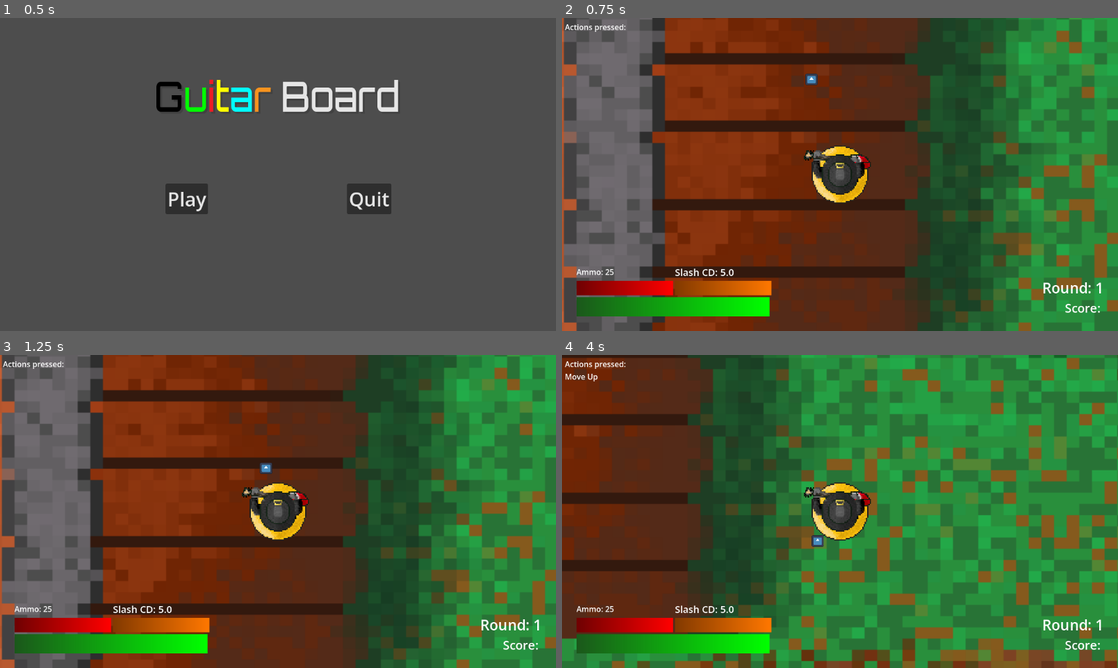
Above: before the commit, frames 1-4 (two rows, left to right).
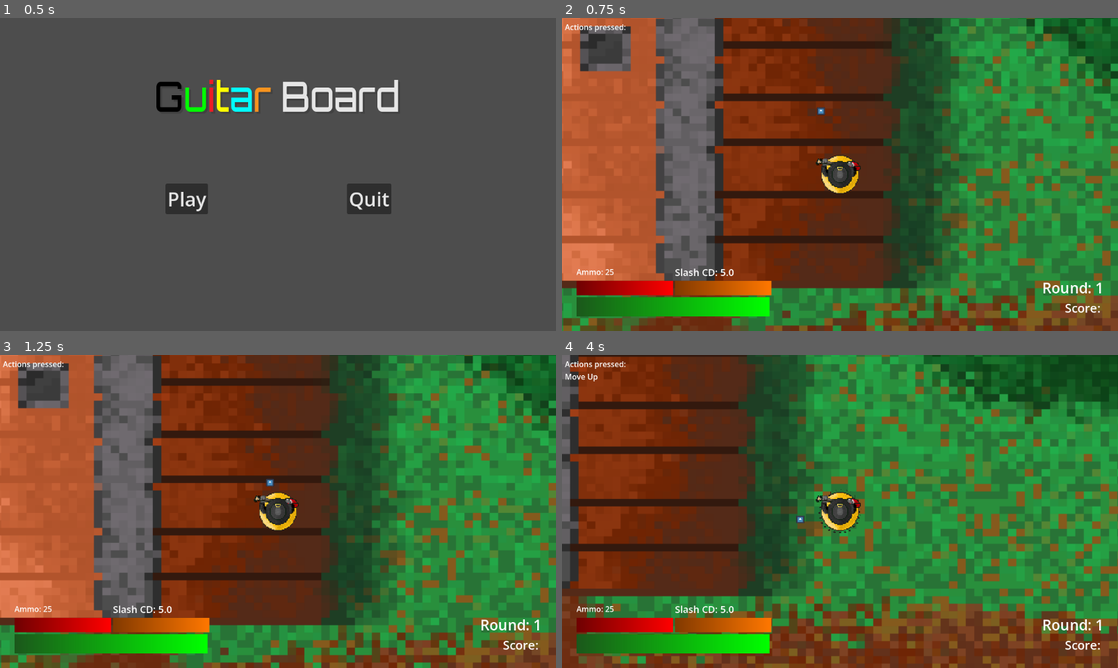
Above: after the commit, the same moments.

Repository: Rhyslan/GuitarBoard_Game
Game: Godot game, scene res://scenes/title/title_screen.tscn
Two runs of this game, one before a commit and one after it. Both use one fixed random seed, a clock stepped at 60 frames per second and the inputs below. The engine's default icon, where the game draws it, is replaced by a stand-in: a white triangle on a blue panel in a dark square.
Inputs:
- Up to frame 1 (0.5 s): no input
- Up to frame 2 (0.75 s): click "Play" at 0.5 s
- Up to frame 3 (1.25 s): no input
- Up to frame 4 (4 s): hold D (Right) 1.28-2.03 s; hold Left (Attack) 1.28-2.03 s; tap Space (Jump) at 1.52, 1.82, 2.27, 2.57, 3.77, 3.8 s; tap 2 (Beam) at 1.55, 2.1 s; hold S (Down) 2.03-2.78 s; tap 5 (Shield) at 2.3 s; hold D (Right) 2.78-3.53 s; hold 5 (Shield) 2.78-3.53 s; tap 3 (Slash) at 3.05, 3.6 s; hold W (Up) from 3.53 s (still down)

Frame 1 is identical in both runs. In frame 2, 67% of the frame differs, in the area x 0-100%, y 0-100%; in frame 3, 67%; in frame 4, 66%.

Commit message:
Add shield, knockback, and update UI

Diff:
--- a/guitar-board/entities/enemies/enemies.gd
+++ b/guitar-board/entities/enemies/enemies.gd
@@ -4,6 +4,8 @@
 
 @export var health := 2.0
 @export var dmg_per_sec := 1.0
+
+var knockback_vel := Vector2.ZERO
 
 @onready var player := get_node("/root/Test/Player")
 
@@ -12,6 +14,8 @@
 func _physics_process(_delta: float):
 	var direction = global_position.direction_to(player.global_position)
 	velocity = direction * 300.0
+	velocity += knockback_vel
+
 	move_and_slide()
 
 	#enemy collision
@@ -28,3 +32,10 @@
 	if health <= 0.0:
 		queue_free()
 	# death animation down here (add as child) and play on global pos
+
+
+func apply_knockback(force: Vector2):
+	knockback_vel = force
+
+func remove_knockback():
+	knockback_vel = Vector2.ZERO
--- a/guitar-board/entities/enemies/mob.tscn
+++ b/guitar-board/entities/enemies/mob.tscn
@@ -13,6 +13,7 @@
 collision_mask = 3
 platform_floor_layers = 4294901760
 script = ExtResource("1_d8mg4")
+dmg_per_sec = 5.0
 
 [node name="Sprite2D" type="Sprite2D" parent="." unique_id=419129148]
 position = Vector2(-3.5527137e-15, -16)
--- /dev/null
+++ b/guitar-board/entities/player/knockback_wave.gd
@@ -0,0 +1,42 @@
+class_name KnockbackWave extends Area2D
+
+@export var max_radius := 5.0
+@export var growth_speed := 5.0
+@export var knockback_force := 500.0
+
+var is_active := false
+var tween: Tween = null
+var tween2: Tween = null
+
+@onready var collision_shape: CircleShape2D = $CollisionShape2D.shape
+@onready var radius := collision_shape.radius
+
+
+func _physics_process(delta: float) -> void:
+	if is_active:
+		scale += Vector2.ONE * growth_speed * delta
+
+		if scale.x >= max_radius:
+			stop()
+
+
+func _on_body_entered(body: Node2D) -> void:
+	if body.is_in_group("mobs"):
+		var dir = (body.global_position - global_position).normalized()
+		(body as Mob).apply_knockback(dir * knockback_force)
+
+
+func _on_body_exited(body: Node2D) -> void:
+	if body.is_in_group("mobs"):
+		(body as Mob).remove_knockback()
+
+
+func start():
+	is_active = true
+	visible = true
+
+
+func stop():
+	is_active = false
+	visible = false
+	scale = Vector2.ONE
--- /dev/null
+++ b/guitar-board/entities/player/knockback_wave.tscn
@@ -0,0 +1,141 @@
+[gd_scene format=3 uid="uid://ci1jpk0n77ihd"]
+
+[ext_resource type="Script" uid="uid://r33x6nqfnu12" path="res://entities/player/knockback_wave.gd" id="1_v58nn"]
+[ext_resource type="Texture2D" uid="uid://dbeofo3boewnp" path="res://assets/player/actions/note1.png" id="2_v58nn"]
+
+[sub_resource type="CircleShape2D" id="CircleShape2D_5h8ft"]
+radius = 40.0
+
+[node name="KnockbackWave" type="Area2D" unique_id=1618058073]
+collision_layer = 2
+collision_mask = 2
+script = ExtResource("1_v58nn")
+max_radius = 8.0
+
+[node name="CollisionShape2D" type="CollisionShape2D" parent="." unique_id=1270962115]
+shape = SubResource("CircleShape2D_5h8ft")
+
+[node name="Sprites" type="Node2D" parent="." unique_id=1352703720]
+
+[node name="Sprite2D" type="Sprite2D" parent="Sprites" unique_id=854393358]
+position = Vector2(0, -40)
+scale = Vector2(0.01, 0.01)
+texture = ExtResource("2_v58nn")
+
+[node name="Sprite2D2" type="Sprite2D" parent="Sprites" unique_id=94265660]
+position = Vector2(39, -2)
+scale = Vector2(0.01, 0.01)
+texture = ExtResource("2_v58nn")
+
+[node name="Sprite2D3" type="Sprite2D" parent="Sprites" unique_id=834925648]
+position = Vector2(1, 39)
+scale = Vector2(0.01, 0.01)
+texture = ExtResource("2_v58nn")
+
+[node name="Sprite2D4" type="Sprite2D" parent="Sprites" unique_id=659388358]
+position = Vector2(-40, 0)
+scale = Vector2(0.01, 0.01)
+texture = ExtResource("2_v58nn")
+
+[node name="Sprite2D5" type="Sprite2D" parent="Sprites" unique_id=257941896]
+position = Vector2(-29, -28)
+scale = Vector2(0.01, 0.01)
+texture = ExtResource("2_v58nn")
+
+[node name="Sprite2D6" type="Sprite2D" parent="Sprites" unique_id=1003918835]
+position = Vector2(-29, 27)
+scale = Vector2(0.01, 0.01)
+texture = ExtResource("2_v58nn")
+
+[node name="Sprite2D7" type="Sprite2D" parent="Sprites" unique_id=704819957]
+position = Vector2(28, 27)
+scale = Vector2(0.01, 0.01)
+texture = ExtResource("2_v58nn")
+
+[node name="Sprite2D8" type="Sprite2D" parent="Sprites" unique_id=2048151412]
+position = Vector2(28, -28)
+scale = Vector2(0.01, 0.01)
+texture = ExtResource("2_v58nn")
+
+[node name="Sprite2D9" type="Sprite2D" parent="Sprites" unique_id=571604753]
+position = Vector2(20, -35)
+scale = Vector2(0.01, 0.01)
+texture = ExtResource("2_v58nn")
+
+[node name="Sprite2D10" type="Sprite2D" parent="Sprites" unique_id=1729701867]
+position = Vector2(-20, -35)
+scale = Vector2(0.01, 0.01)
+texture = ExtResource("2_v58nn")
+
+[node name="Sprite2D11" type="Sprite2D" parent="Sprites" unique_id=1597240131]
+position = Vector2(-21, 34)
+scale = Vector2(0.01, 0.01)
+texture = ExtResource("2_v58nn")
+
+[node name="Sprite2D12" type="Sprite2D" parent="Sprites" unique_id=900554804]
+position = Vector2(20, 35)
+scale = Vector2(0.01, 0.01)
+texture = ExtResource("2_v58nn")
+
+[node name="Sprite2D13" type="Sprite2D" parent="Sprites" unique_id=65842133]
+position = Vector2(38, 10)
+scale = Vector2(0.01, 0.01)
+texture = ExtResource("2_v58nn")
+
+[node name="Sprite2D14" type="Sprite2D" parent="Sprites" unique_id=1346100240]
+position = Vector2(38, -11)
+scale = Vector2(0.01, 0.01)
+texture = ExtResource("2_v58nn")
+
+[node name="Sprite2D15" type="Sprite2D" parent="Sprites" unique_id=1165049128]
+position = Vector2(-38, -11)
+scale = Vector2(0.01, 0.01)
+texture = ExtResource("2_v58nn")
+
+[node name="Sprite2D16" type="Sprite2D" parent="Sprites" unique_id=1531404950]
+position = Vector2(-38, 10)
+scale = Vector2(0.01, 0.01)
+texture = ExtResource("2_v58nn")
+
+[node name="Sprite2D17" type="Sprite2D" parent="Sprites" unique_id=702005829]
+position = Vector2(-35, 20)
+scale = Vector2(0.01, 0.01)
+texture = ExtResource("2_v58nn")
+
+[node name="Sprite2D18" type="Sprite2D" parent="Sprites" unique_id=1766749280]
+position = Vector2(35, 20)
+scale = Vector2(0.01, 0.01)
+texture = ExtResource("2_v58nn")
+
+[node name="Sprite2D19" type="Sprite2D" parent="Sprites" unique_id=948404720]
+position = Vector2(34, -21)
+scale = Vector2(0.01, 0.01)
+texture = ExtResource("2_v58nn")
+
+[node name="Sprite2D20" type="Sprite2D" parent="Sprites" unique_id=1738525071]
+position = Vector2(-34, -21)
+scale = Vector2(0.01, 0.01)
+texture = ExtResource("2_v58nn")
+
+[node name="Sprite2D21" type="Sprite2D" parent="Sprites" unique_id=695729309]
+position = Vector2(-10, 38)
+scale = Vector2(0.01, 0.01)
+texture = ExtResource("2_v58nn")
+
+[node name="Sprite2D22" type="Sprite2D" parent="Sprites" unique_id=1715332154]
+position = Vector2(11, 38)
+scale = Vector2(0.01, 0.01)
+texture = ExtResource("2_v58nn")
+
+[node name="Sprite2D23" type="Sprite2D" parent="Sprites" unique_id=775959660]
+position = Vector2(11, -39)
+scale = Vector2(0.01, 0.01)
+texture = ExtResource("2_v58nn")
+
+[node name="Sprite2D24" type="Sprite2D" parent="Sprites" unique_id=1262309306]
+position = Vector2(-10, -39)
+scale = Vector2(0.01, 0.01)
+texture = ExtResource("2_v58nn")
+
+[connection signal="body_entered" from="." to="." method="_on_body_entered"]
+[connection signal="body_exited" from="." to="." method="_on_body_exited"]
--- a/guitar-board/entities/player/player.gd
+++ b/guitar-board/entities/player/player.gd
@@ -26,8 +26,8 @@
 @export var dash_speed_multiplier := 2.0
 @export_group("Shield")
 @export var max_shield_amount := 100
-@export var shield_deplete_rate := 5
-@export var shield_refill_rate := 2
+@export var shield_deplete_rate := 50
+@export var shield_refill_rate := 5
 
 var rot_vel := 0.0
 var selectedActions := {
@@ -43,14 +43,17 @@
 var is_slash_cooldown := false
 var is_dashing := false
 var is_dash_cooldown := false
+var is_shield_refilling := false
 
 @onready var bullets_remaining: float = max_bullet_count
 @onready var beam_remaining: float = max_beam_amount
 @onready var shield_remaining: float = max_shield_amount
 @onready var bullet := preload("res://entities/player/bullet.tscn")
-@onready var beam := $Beam
-@onready var slash := $Slash
-@onready var attack_spawn := $AttackSpawn
+@onready var beam: Beam = $Beam
+@onready var slash: Slash = $Slash
+@onready var attack_spawn: Marker2D = $AttackSpawn
+@onready var knockback_wave: KnockbackWave = $KnockbackWave
+@onready var shield: Shield = $Shield
 @onready var health := max_health
 @onready var slash_cooldown := max_slash_cooldown
 @onready var dash_cooldown := max_dash_cooldown
@@ -68,7 +71,8 @@
 		is_beam_refilling,
 		slash_cooldown,
 		dash_cooldown,
-		shield_remaining
+		shield_remaining,
+		is_shield_refilling
 	)
 	get_input(delta)
 	move_and_slide()
@@ -129,16 +133,23 @@
 			beam_off(delta)
 
 		if selectedActions["shield"]:
-			shield()
+			if not is_shield_refilling:
+				shield_on(delta)
+			else:
+				shield_off(delta)
+		else:
+			shield_off(delta)
 	else:
 		beam_off(delta)
+		shield_off(delta)
 
 	# Pause
 	if Input.is_action_just_pressed("Pause"):
 		pause_pressed.emit()
 
 func jump():
-	print("jumped")
+	if not knockback_wave.is_active:
+		knockback_wave.start()
 
 
 func shoot():
@@ -227,8 +238,32 @@
 			dash_cooldown = max_dash_cooldown
 
 
-func shield():
-	print("holding shield")
+func shield_on(delta: float):
+	shield.activate()
+	shield_deplete(delta)
+
+
+func shield_off(delta: float):
+	shield.deactivate()
+	shield_refil(delta)
+
+
+func shield_deplete(delta: float):
+	if shield_remaining > 0.0 and shield.is_active:
+		shield_remaining -= shield_deplete_rate * delta
+
+		if shield_remaining < 0.0:
+			shield_remaining = 0.0
+			is_shield_refilling = true
+
+
+func shield_refil(delta: float):
+	if shield_remaining <= max_shield_amount and not shield.is_active:
+		shield_remaining += shield_refill_rate * delta
+
+		if shield_remaining > max_shield_amount:
+			shield_remaining = max_shield_amount
+			is_shield_refilling = false
 
 
 func get_hit(health_lost: float):
--- a/guitar-board/entities/player/player.tscn
+++ b/guitar-board/entities/player/player.tscn
@@ -4,12 +4,17 @@
 [ext_resource type="Texture2D" uid="uid://c4112t0f88k5s" path="res://assets/player/Player.png" id="3_fkugw"]
 [ext_resource type="PackedScene" uid="uid://46e1880n55v4" path="res://entities/player/slash.tscn" id="4_fkugw"]
 [ext_resource type="PackedScene" uid="uid://dpydk6uympif0" path="res://entities/player/beam.tscn" id="5_8fjmc"]
+[ext_resource type="PackedScene" uid="uid://ci1jpk0n77ihd" path="res://entities/player/knockback_wave.tscn" id="5_fkugw"]
+[ext_resource type="PackedScene" uid="uid://cjso8vp1sai26" path="res://entities/player/shield.tscn" id="6_8fjmc"]
 
 [sub_resource type="CircleShape2D" id="CircleShape2D_fkugw"]
 radius = 74.168724
 
 [node name="Player" type="CharacterBody2D" unique_id=2057214509]
 script = ExtResource("1_abrql")
+
+[node name="KnockbackWave" parent="." unique_id=1618058073 instance=ExtResource("5_fkugw")]
+visible = false
 
 [node name="Sprite2D" type="Sprite2D" parent="." unique_id=1378449976]
 scale = Vector2(0.1, 0.1)
@@ -19,7 +24,7 @@
 shape = SubResource("CircleShape2D_fkugw")
 
 [node name="Camera2D" type="Camera2D" parent="." unique_id=1237259525]
-zoom = Vector2(0.75, 0.75)
+zoom = Vector2(0.5, 0.5)
 
 [node name="AttackSpawn" type="Marker2D" parent="." unique_id=896916255]
 position = Vector2(0, -49)
@@ -33,3 +38,6 @@
 target_position = Vector2(0, -50)
 collision_mask = 2
 dmg_per_sec = 10.0
+
+[node name="Shield" parent="." unique_id=965134808 instance=ExtResource("6_8fjmc")]
+visible = false
--- /dev/null
+++ b/guitar-board/entities/player/shield.gd
@@ -0,0 +1,19 @@
+class_name Shield extends StaticBody2D
+
+@onready var collision_shape := $CollisionShape2D
+var is_active := false
+
+func _ready() -> void:
+	collision_shape.disabled = true
+
+
+func activate():
+	visible = true
+	collision_shape.disabled = false
+	is_active = true
+
+
+func deactivate():
+	visible = false
+	collision_shape.disabled = true
+	is_active = false
--- /dev/null
+++ b/guitar-board/entities/player/shield.tscn
@@ -0,0 +1,21 @@
+[gd_scene format=3 uid="uid://cjso8vp1sai26"]
+
+[ext_resource type="Script" uid="uid://bvhgia4yd0yxt" path="res://entities/player/shield.gd" id="1_0p6an"]
+[ext_resource type="Texture2D" uid="uid://rr48l62p684p" path="res://assets/player/actions/Shield.png" id="1_01rbe"]
+
+[sub_resource type="CircleShape2D" id="CircleShape2D_0p6an"]
+radius = 169.23947
+
+[node name="Shield" type="StaticBody2D" unique_id=1157584417]
+collision_layer = 2
+collision_mask = 2
+script = ExtResource("1_0p6an")
+
+[node name="CollisionShape2D" type="CollisionShape2D" parent="." unique_id=679724357]
+shape = SubResource("CircleShape2D_0p6an")
+
+[node name="Sprite2D" type="Sprite2D" parent="." unique_id=505176364]
+modulate = Color(1, 1, 1, 0.6509804)
+z_index = 10
+scale = Vector2(0.15, 0.15)
+texture = ExtResource("1_01rbe")
--- a/guitar-board/scenes/test/ui.gd
+++ b/guitar-board/scenes/test/ui.gd
@@ -4,9 +4,10 @@
 @onready var health_bar: TextureProgressBar = $Resources/VBoxContainer/HealthBar
 @onready var ammo_count: Label = $Resources/VBoxContainer/HBoxGunSlash/Ammo
 @onready var beam_bar: TextureProgressBar = $Resources/VBoxContainer/HBoxBeamShield/BeamBar
-@onready var beam_col: Color = beam_bar.tint_progress
+@onready var beam_colour: Color = beam_bar.tint_progress
 @onready var slash_bar: Label = $Resources/VBoxContainer/HBoxGunSlash/SlashCD
 @onready var shield_bar: TextureProgressBar = $Resources/VBoxContainer/HBoxBeamShield/ShieldBar
+@onready var shield_colour: Color = shield_bar.tint_progress
 
 # Round and Score variables
 @onready var round_tracker: Label = $RoundScore/VBoxContainer/Round
@@ -58,17 +59,22 @@
 	beam_full_refil: bool,
 	slash_val: float,
 	dash_val: float,
-	shield_value: float
+	shield_value: float,
+	shield_full_refil: bool
 ):
 	health_bar.value = health
 	ammo_count.text = "Ammo: %s" % str(bullet_count)
 	beam_bar.value = beam_value
 	if beam_full_refil:
-		beam_bar.tint_progress = Color(beam_col, 0.502)
+		beam_bar.tint_progress = Color(beam_colour, 0.502)
 	else:
-		beam_bar.tint_progress = beam_col
+		beam_bar.tint_progress = beam_colour
+	slash_bar.text = "Slash CD: %s" % str(slash_val)
 	shield_bar.value = shield_value
-	slash_bar.text = "Slash CD: %s" % str(slash_val)
+	if shield_full_refil:
+		shield_bar.tint_progress = Color(shield_colour, 0.502)
+	else:
+		shield_bar.tint_progress = shield_colour
 
 
 func _on_test_round_change(new_round: int):
Not shown, added: guitar-board/entities/player/knockback_wave.gd.uid
Not shown, added: guitar-board/entities/player/shield.gd.uid
